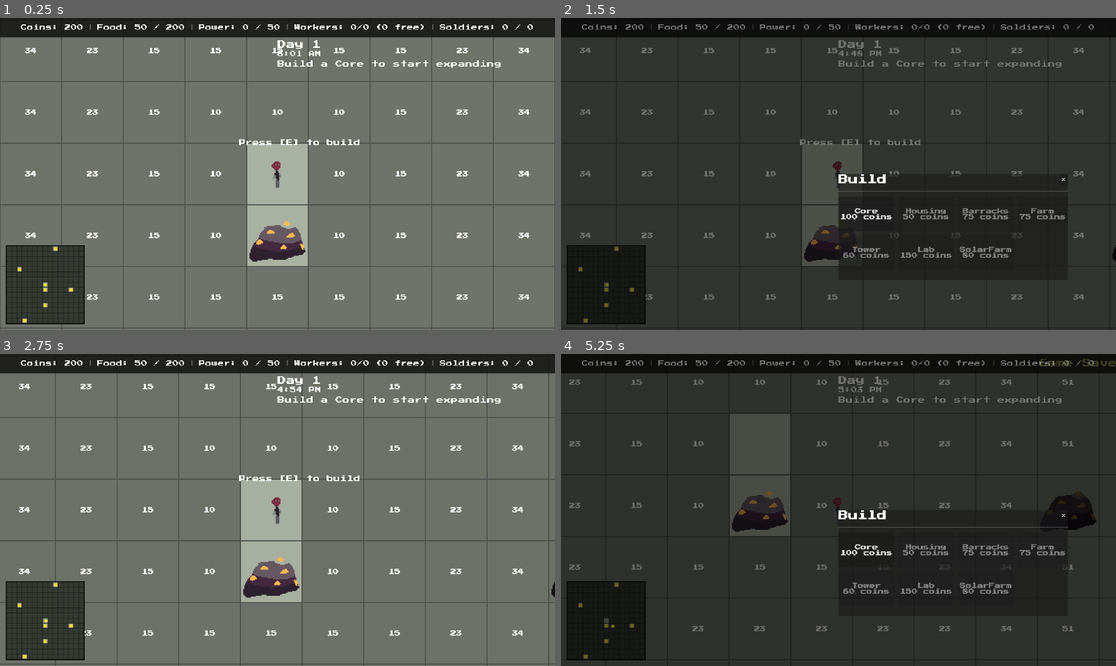
Above: before the commit, frames 1-4 (two rows, left to right).
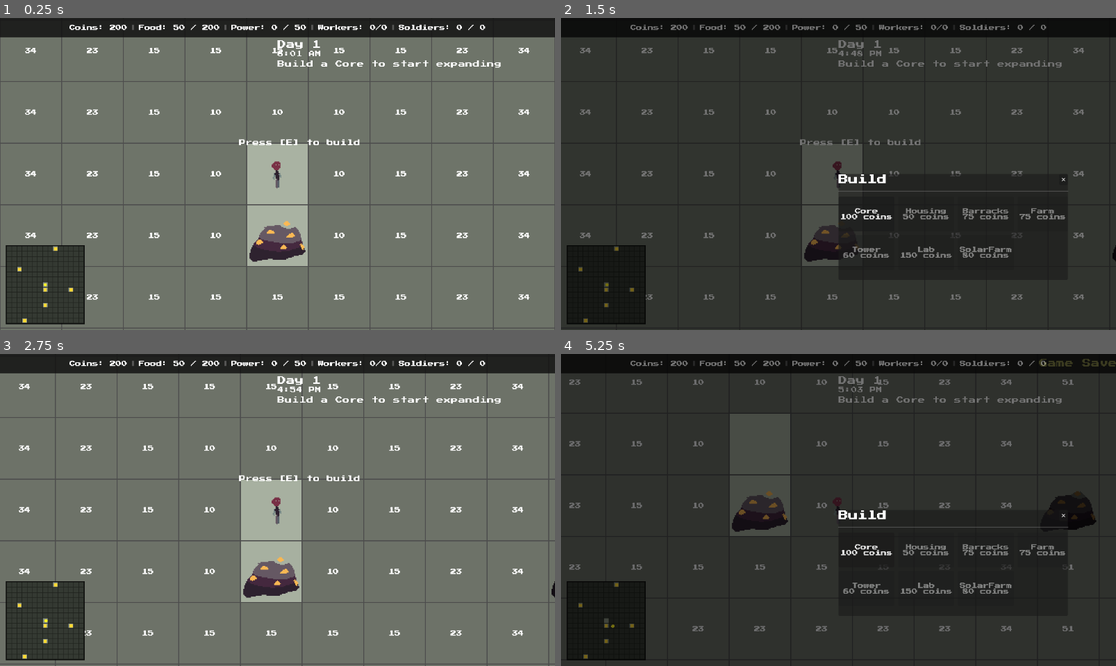
Above: after the commit, the same moments.

Repository: alecray/base-defense-game
Game: Godot game, scene res://scenes/main.tscn
The game is run twice, just before and just after one commit, with the same random seed, the same clock (stepped at 60 frames per second) and the same inputs.
Inputs (mouse positions are in pixels of both pictures, inside the frame that each line leads up to):
- Up to frame 1 (0.25 s): no input
- Up to frame 2 (1.5 s): tap E at 0.5 s; move the mouse to (960, 158) at 0.52 s; hold D 0.53-1.25 s; tap U at 0.6 s; click (960, 158) at 0.67 s; click "Skip to Dusk" at 1.25 s
- Up to frame 3 (2.75 s): click "✕" at 2 s
- Up to frame 4 (5.25 s): tap E at 2.75, 2.85 s; move the mouse to (727, 525) at 2.77 s; hold S 2.78-3.53 s; move the mouse to (894, 441) at 3.52 s; hold D 3.53-4.28 s; tap Z at 3.6 s; move the mouse to (810, 572) at 4.27 s; hold W 4.28-5 s; tap U at 4.35 s; click (810, 572) at 4.42 s; click "Skip to Dusk" at 5 s

The runs differ from the first frame. In frame 1, 0.9% of the frame differs, in the area x 3-96%, y 2-5%; in frame 2, 0.7%; in frame 3, 0.9%; in frame 4, 0.8%.

Commit message:
Shrink bar font to 12px, tighten spacing, drop free worker count to fix overflow.
Co-Authored-By: Claude Sonnet 4.6 <noreply@anthropic.com>

Diff:
--- a/scripts/hud.gd
+++ b/scripts/hud.gd
@@ -43,7 +43,7 @@
 	hbox.set_anchors_preset(Control.PRESET_TOP_WIDE)
 	hbox.offset_bottom = 40.0
 	hbox.alignment = BoxContainer.ALIGNMENT_CENTER
-	hbox.add_theme_constant_override("separation", 8)
+	hbox.add_theme_constant_override("separation", 6)
 	hbox.mouse_filter = Control.MOUSE_FILTER_IGNORE
 	add_child(hbox)
 
@@ -59,7 +59,7 @@
 	hbox.add_child(_power_label)
 	hbox.add_child(_make_sep())
 
-	_workers_label = _make_bar_label("Workers: 0/0 (0 free)")
+	_workers_label = _make_bar_label("Workers: 0/0")
 	hbox.add_child(_workers_label)
 	hbox.add_child(_make_sep())
 
@@ -119,7 +119,7 @@
 func _make_bar_label(text: String) -> Label:
 	var lbl: Label = Label.new()
 	lbl.text = text
-	lbl.add_theme_font_size_override("font_size", 13)
+	lbl.add_theme_font_size_override("font_size", 12)
 	lbl.vertical_alignment = VERTICAL_ALIGNMENT_CENTER
 	lbl.mouse_filter = Control.MOUSE_FILTER_IGNORE
 	return lbl
@@ -127,7 +127,7 @@
 func _make_sep() -> Label:
 	var sep: Label = Label.new()
 	sep.text = "|"
-	sep.add_theme_font_size_override("font_size", 13)
+	sep.add_theme_font_size_override("font_size", 12)
 	sep.add_theme_color_override("font_color", Color(0.5, 0.5, 0.5, 0.55))
 	sep.vertical_alignment = VERTICAL_ALIGNMENT_CENTER
 	sep.mouse_filter = Control.MOUSE_FILTER_IGNORE
@@ -249,8 +249,8 @@
 func _on_first_wall_placed() -> void:
 	_advance_tutorial(7)
 
-func _on_workers_changed(count: int, cap: int, free: int) -> void:
-	_workers_label.text = "Workers: %d/%d (%d free)" % [count, cap, free]
+func _on_workers_changed(count: int, cap: int, _free: int) -> void:
+	_workers_label.text = "Workers: %d/%d" % [count, cap]
 
 func _on_food_changed(new_amount: int) -> void:
 	_food_label.text = "Food: %d / %d" % [new_amount, GameState.food_cap]
